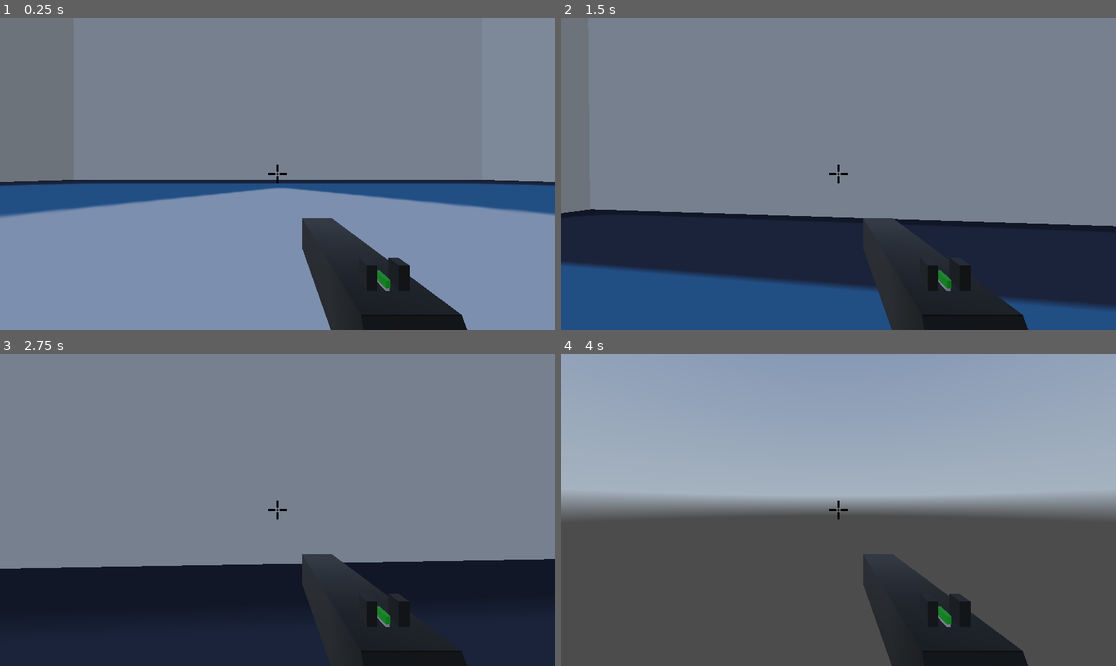
Above: before the commit, frames 1-4 (two rows, left to right).
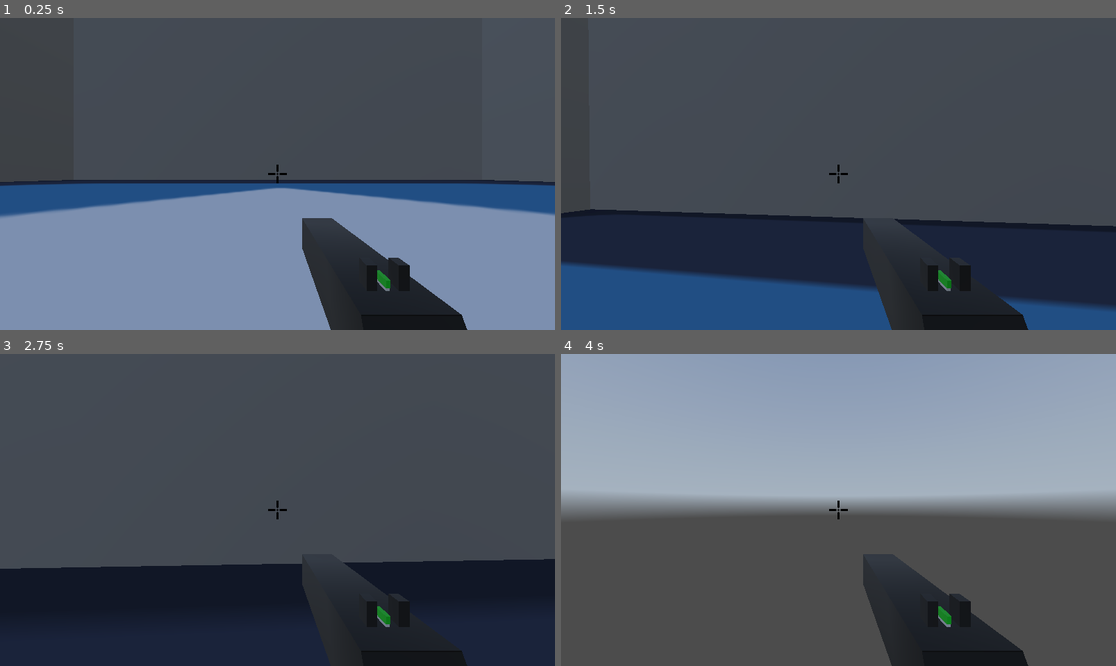
Above: after the commit, the same moments.

Repository: IgorMianowany/LooterShooterScooter
Game: Godot game, scene res://world.tscn
The game is run twice, just before and just after one commit, with the same random seed, the same clock (stepped at 60 frames per second) and the same inputs. The engine's default icon, where the game draws it, is replaced by a stand-in: a white triangle on a blue panel in a dark square. A sky picture missing from this copy of the repository is replaced by a grey-blue gradient.
Inputs (mouse positions are in pixels of both pictures, inside the frame that each line leads up to):
- Up to frame 1 (0.25 s): no input
- Up to frame 2 (1.5 s): tap Enter at 0.5 s; move the mouse to (866, 174) at 0.52 s; press the mouse at (866, 174) at 0.53 s; hold W (forward) from 0.53 s (still down); tap Space (jump) at 0.77 s; move the mouse to (810, 174) at 1.27 s; release the mouse at (810, 174) at 1.28 s; click (810, 174) at 1.35 s
- Up to frame 3 (2.75 s): keep holding W (forward); tap Space (jump) at 1.52 s; move the mouse to (288, 503) at 2.02 s; press the mouse at (288, 503) at 2.03 s
- Up to frame 4 (4 s): keep holding W (forward); move the mouse to (832, 516) at 2.77 s; release the mouse at (832, 516) at 2.78 s; click (832, 516) at 2.85 s; tap Space (jump) at 3.02, 3.77 s; move the mouse to (877, 513) at 3.52 s; press the mouse at (877, 513) at 3.53 s

The runs differ from the first frame. In frame 1, 52% of the frame differs, in the area x 0-100%, y 0-53%; in frame 2, 64%; in frame 3, 67%, in the area x 0-100%, y 0-69%; in frame 4, less than 0.1%.

Commit message:
basic weapon logic

Diff:
--- /dev/null
+++ b/bullet.tscn
@@ -0,0 +1,6 @@
+[gd_scene load_steps=2 format=3 uid="uid://b24gmq2074ord"]
+
+[ext_resource type="PackedScene" uid="uid://cxfl200titaiy" path="res://models/Blaster and stuff/bullet-foam-tip.glb" id="1_v7oki"]
+
+[node name="Bullet" instance=ExtResource("1_v7oki")]
+transform = Transform3D(-4.37114e-08, 1, 0, -1, -4.37114e-08, 0, 0, 0, 1, 0, 0, 0)
--- /dev/null
+++ b/pistol.gd
@@ -0,0 +1,15 @@
+class_name Pistol
+extends Weapon
+
+var shot : bool = false
+
+func _ready() -> void:
+	stop_shooting.connect(handle_stop_shooting)
+	active = true
+
+func _shoot():
+	if not shot:
+		shot = true
+
+func handle_stop_shooting():
+	shot = false
--- a/pistol.tscn
+++ b/pistol.tscn
@@ -1,9 +1,11 @@
-[gd_scene load_steps=3 format=3 uid="uid://t218voefpyow"]
+[gd_scene load_steps=4 format=3 uid="uid://t218voefpyow"]
 
 [ext_resource type="PackedScene" uid="uid://baeydratbk1u0" path="res://weapon.tscn" id="1_08c3m"]
+[ext_resource type="Script" uid="uid://c8tgb3rpgcm4u" path="res://pistol.gd" id="2_6e3nq"]
 [ext_resource type="PackedScene" uid="uid://c0tcpbkoxywqv" path="res://models/weapons/Gun.glb" id="2_bttkv"]
 
 [node name="Pistol" instance=ExtResource("1_08c3m")]
+script = ExtResource("2_6e3nq")
 
 [node name="Gun" parent="." index="0" instance=ExtResource("2_bttkv")]
 transform = Transform3D(-0.1, 0, -8.74228e-09, 0, 0.1, 0, 8.74228e-09, 0, -0.1, 0, 0, 0)
--- a/player.gd
+++ b/player.gd
@@ -15,6 +15,10 @@
 
 @export var camera_controller : Camera3D
 @export var mouse_sensitivity : float = 0.15
+@export var weapon : Weapon
+
+signal start_walking
+signal stop_walking
 
 func _ready():
 	Input.mouse_mode = Input.MOUSE_MODE_CAPTURED
@@ -39,14 +43,28 @@
 	var input_direction = Input.get_vector("left", "right", "forward", "backward")
 	var direction := (transform.basis * Vector3(input_direction.x, 0, input_direction.y)).normalized()
 	if direction:
+		$AnimationPlayer.play("walk")
 		velocity.x = direction.x * speed
 		velocity.z = direction.z * speed
 	else:
 		velocity.x = move_toward(velocity.x, 0, speed)
 		velocity.z = move_toward(velocity.z, 0, speed)
+	if velocity.x == 0 and velocity.z == 0:
+		$AnimationPlayer.stop()
+
+	if Input.is_action_pressed("shoot"):
+		weapon.start_shooting.emit()
+		shoot()
+
+	if Input.is_action_just_released("shoot"):
+		weapon.stop_shooting.emit()
 
 	update_camera(delta)
 	move_and_slide()
+
+func _input(event: InputEvent) -> void:
+	if event.is_action_pressed("reload"):
+		reload()
 
 func _unhandled_input(event):
 	mouse_input = event is InputEventMouseMotion and Input.get_mouse_mode() == Input.MOUSE_MODE_CAPTURED
@@ -55,7 +73,6 @@
 		tilt_input = -event.relative.y * mouse_sensitivity
 	if event.is_action_pressed("exit"):
 		_exit()
-
 
 func update_camera(delta):
 
@@ -73,3 +90,9 @@
 
 	rotation_input = 0.0
 	tilt_input = 0.0
+func shoot():
+	$Camera3D/WeaponsBackpack.weapon_1._shoot()
+	weapon._shoot()
+
+func reload():
+	weapon._reload()
--- a/player.tscn
+++ b/player.tscn
@@ -2,22 +2,30 @@
 
 [ext_resource type="PackedScene" uid="uid://cb7jkmm5jny8i" path="res://models/character_models/character-a.glb" id="1_4flbx"]
 [ext_resource type="Script" uid="uid://xkheiw2w0x41" path="res://player.gd" id="2_onrkg"]
+[ext_resource type="Script" uid="uid://76xhwl26be7h" path="res://weapons_backpack.gd" id="3_2hs0m"]
 [ext_resource type="PackedScene" uid="uid://o1yl32ljhypt" path="res://player_ui.tscn" id="3_i3pqv"]
-[ext_resource type="PackedScene" uid="uid://baeydratbk1u0" path="res://weapon.tscn" id="4_sweqy"]
 [ext_resource type="PackedScene" uid="uid://t218voefpyow" path="res://pistol.tscn" id="5_2hs0m"]
 
 [sub_resource type="CapsuleShape3D" id="CapsuleShape3D_onrkg"]
+radius = 0.966793
 height = 3.0056
 
-[node name="Player" node_paths=PackedStringArray("camera_controller") instance=ExtResource("1_4flbx")]
+[node name="Player" node_paths=PackedStringArray("camera_controller", "weapon") instance=ExtResource("1_4flbx")]
 script = ExtResource("2_onrkg")
 camera_controller = NodePath("Camera3D")
+weapon = NodePath("Camera3D/WeaponsBackpack/Pistol")
 
 [node name="character-a" parent="." index="0"]
 transform = Transform3D(-1, 0, -8.74228e-08, 0, 1, 0, 8.74228e-08, 0, -1, 0, 0, 0)
 
 [node name="torso" parent="character-a/root" index="2"]
-layers = 128
+layers = 256
+
+[node name="arm-left" parent="character-a/root/torso" index="0"]
+layers = 0
+
+[node name="arm-right" parent="character-a/root/torso" index="1"]
+layers = 0
 
 [node name="head" parent="character-a/root/torso" index="2"]
 layers = 256
@@ -30,9 +38,10 @@
 transform = Transform3D(1, 0, 0, 0, 1, 0, 0, 0, 1, 0, 2.2, -0.40251)
 cull_mask = 1048319
 
-[node name="Weapon" parent="Camera3D" index="0" instance=ExtResource("4_sweqy")]
+[node name="WeaponsBackpack" type="Node3D" parent="Camera3D" index="0"]
 transform = Transform3D(1, 0, 0, 0, 1, 0, 0, 0, 1, 0.265474, -0.576243, -0.394412)
+script = ExtResource("3_2hs0m")
 
-[node name="Pistol" parent="Camera3D/Weapon" index="0" instance=ExtResource("5_2hs0m")]
+[node name="Pistol" parent="Camera3D/WeaponsBackpack" index="0" instance=ExtResource("5_2hs0m")]
 
 [node name="PlayerUI" parent="." index="4" instance=ExtResource("3_i3pqv")]
--- a/project.godot
+++ b/project.godot
@@ -14,10 +14,6 @@
 run/main_scene="uid://3sgc6btonkax"
 config/features=PackedStringArray("4.4", "Forward Plus")
 config/icon="res://icon.svg"
-
-[display]
-
-window/size/mode=2
 
 [input]
 
@@ -51,6 +47,16 @@
 "events": [Object(InputEventKey,"resource_local_to_scene":false,"resource_name":"","device":-1,"window_id":0,"alt_press …(191 unchanged characters)…
 ]
 }
+shoot={
+"deadzone": 0.2,
+"events": [Object(InputEventMouseButton,"resource_local_to_scene":false,"resource_name":"","device":-1,"window_id":0,"alt_pressed":false,"shift_pressed":false,"ctrl_pressed":false,"meta_pressed":false,"button_mask":0,"position":Vector2(0, 0),"global_position":Vector2(0, 0),"factor":1.0,"button_index":1,"canceled":false,"pressed":false,"double_click":false,"script":null)
+]
+}
+reload={
+"deadzone": 0.2,
+"events": [Object(InputEventKey,"resource_local_to_scene":false,"resource_name":"","device":0,"window_id":0,"alt_pressed":false,"shift_pressed":false,"ctrl_pressed":false,"meta_pressed":false,"pressed":false,"keycode":0,"physical_keycode":82,"key_label":0,"unicode":0,"location":0,"echo":false,"script":null)
+]
+}
 
 [layer_names]
 
--- /dev/null
+++ b/weapon.gd
@@ -0,0 +1,14 @@
+class_name Weapon
+extends Node3D
+
+var active : bool = false
+
+signal start_shooting
+signal stop_shooting
+
+func _shoot():
+	(get_children()[0] as Pistol)._shoot()
+
+func _reload():
+	for child in get_children():
+		(child as Weapon)._reload()
--- a/weapon.tscn
+++ b/weapon.tscn
@@ -1,3 +1,6 @@
-[gd_scene format=3 uid="uid://baeydratbk1u0"]
+[gd_scene load_steps=2 format=3 uid="uid://baeydratbk1u0"]
+
+[ext_resource type="Script" uid="uid://cfywh8xrdmnou" path="res://weapon.gd" id="1_swcir"]
 
 [node name="Weapon" type="Node3D"]
+script = ExtResource("1_swcir")
--- /dev/null
+++ b/weapons_backpack.gd
@@ -0,0 +1,9 @@
+class_name WeaponsBackpack
+extends Node3D
+
+var weapon_1 : Weapon
+var weapon_2 : Weapon
+
+
+func _ready() -> void:
+	weapon_1 = $Pistol
--- a/world.tscn
+++ b/world.tscn
@@ -13,10 +13,11 @@
 [sub_resource type="BoxShape3D" id="BoxShape3D_aqk2v"]
 size = Vector3(35.4792, 1, 31.3713)
 
-[sub_resource type="StandardMaterial3D" id="StandardMaterial3D_tlwt5"]
-
 [sub_resource type="BoxShape3D" id="BoxShape3D_tlwt5"]
 size = Vector3(0.9978, 1.00031, 1.02306)
+
+[sub_resource type="StandardMaterial3D" id="StandardMaterial3D_tlwt5"]
+albedo_color = Color(0.129412, 1, 1, 1)
 
 [sub_resource type="BoxMesh" id="BoxMesh_tlwt5"]
 
@@ -45,7 +46,6 @@
 
 [node name="Wall" type="MeshInstance3D" parent="."]
 transform = Transform3D(0.3, 0, 0, 0, -8.8603e-08, -0.3, 0, 2.027, -1.31134e-08, 0.0424728, 0.40754, -75.0525)
-material_override = SubResource("StandardMaterial3D_tlwt5")
 mesh = SubResource("PlaneMesh_gv5m4")
 
 [node name="StaticBody3D" type="StaticBody3D" parent="Wall"]
@@ -56,7 +56,6 @@
 
 [node name="Wall2" type="MeshInstance3D" parent="."]
 transform = Transform3D(-0.3, -1.77206e-07, 1.14641e-15, 0, -8.8603e-08, -0.3, 2.62268e-08, -2.027, 1.31134e-08, -0.0539438, 0.339559, 74.5353)
-material_override = SubResource("StandardMaterial3D_tlwt5")
 mesh = SubResource("PlaneMesh_gv5m4")
 
 [node name="StaticBody3D" type="StaticBody3D" parent="Wall2"]
@@ -67,7 +66,6 @@
 
 [node name="Wall3" type="MeshInstance3D" parent="."]
 transform = Transform3D(-1.31134e-08, 2.027, -1.31134e-08, 0, -8.8603e-08, -0.3, -0.3, -8.8603e-08, 5.73206e-16, -75.0733, 0.339559, -0.31115)
-material_override = SubResource("StandardMaterial3D_tlwt5")
 mesh = SubResource("PlaneMesh_gv5m4")
 
 [node name="StaticBody3D" type="StaticBody3D" parent="Wall3"]
@@ -77,8 +75,7 @@
 shape = SubResource("BoxShape3D_tlwt5")
 
 [node name="Wall4" type="MeshInstance3D" parent="."]
-transform = Transform3D(-1.31405e-08, -2.03118, 1.31405e-08, 0, -8.87857e-08, -0.300619, 0.300619, -8.87857e-08, 5.74387e-16, 75.067, 0.588175, -1.40635)
-material_override = SubResource("StandardMaterial3D_tlwt5")
+transform = Transform3D(-1.31405e-08, -2.03118, 1.31405e-08, 0, -8.87857e-08, -0.300619, 0.300619, -8.87857e-08, 5.74387e-16, 75.067, 0.588175, -0.361251)
 mesh = SubResource("PlaneMesh_gv5m4")
 
 [node name="StaticBody3D" type="StaticBody3D" parent="Wall4"]
@@ -91,7 +88,7 @@
 transform = Transform3D(-1.31405e-08, -2.03118, 1.31405e-08, 0, -8.87857e-08, -0.300619, 0.300619, -8.87857e-08, 5.74387e-16, 75.067, 0.588175, -1.40635)
 
 [node name="Platform1" type="MeshInstance3D" parent="Platform"]
-transform = Transform3D(14.9612, -1.55043e-13, 3.11735e-21, -1.99323e-14, 1.81837, 6.53756e-15, 6.33632e-21, 1.55043e-13, 7.36064, 62.497, 15.5086, -2.61726)
+transform = Transform3D(14.9612, -2.84217e-13, 6.77626e-21, -3.55271e-14, 1.81837, 1.42109e-14, 1.01644e-20, 2.84217e-13, 7.36064, 62.701, 15.5013, -3.01565)
 material_override = SubResource("StandardMaterial3D_tlwt5")
 mesh = SubResource("BoxMesh_tlwt5")
 skeleton = NodePath("../..")
Binary file added: models/Blaster and stuff/Textures/colormap.png
Not shown, added: models/Blaster and stuff/Textures/colormap.png.import
Binary file added: models/Blaster and stuff/Textures/texture-a.png
Not shown, added: models/Blaster and stuff/Textures/texture-a.png.import
Binary file added: models/Blaster and stuff/Textures/texture-b.png
Not shown, added: models/Blaster and stuff/Textures/texture-b.png.import
Binary file added: models/Blaster and stuff/Textures/texture-c.png
Not shown, added: models/Blaster and stuff/Textures/texture-c.png.import
Binary file added: models/Blaster and stuff/Textures/texture-d.png
Not shown, added: models/Blaster and stuff/Textures/texture-d.png.import
Binary file added: models/Blaster and stuff/Textures/texture-e.png
Not shown, added: models/Blaster and stuff/Textures/texture-e.png.import
(and 147 more such lines)
